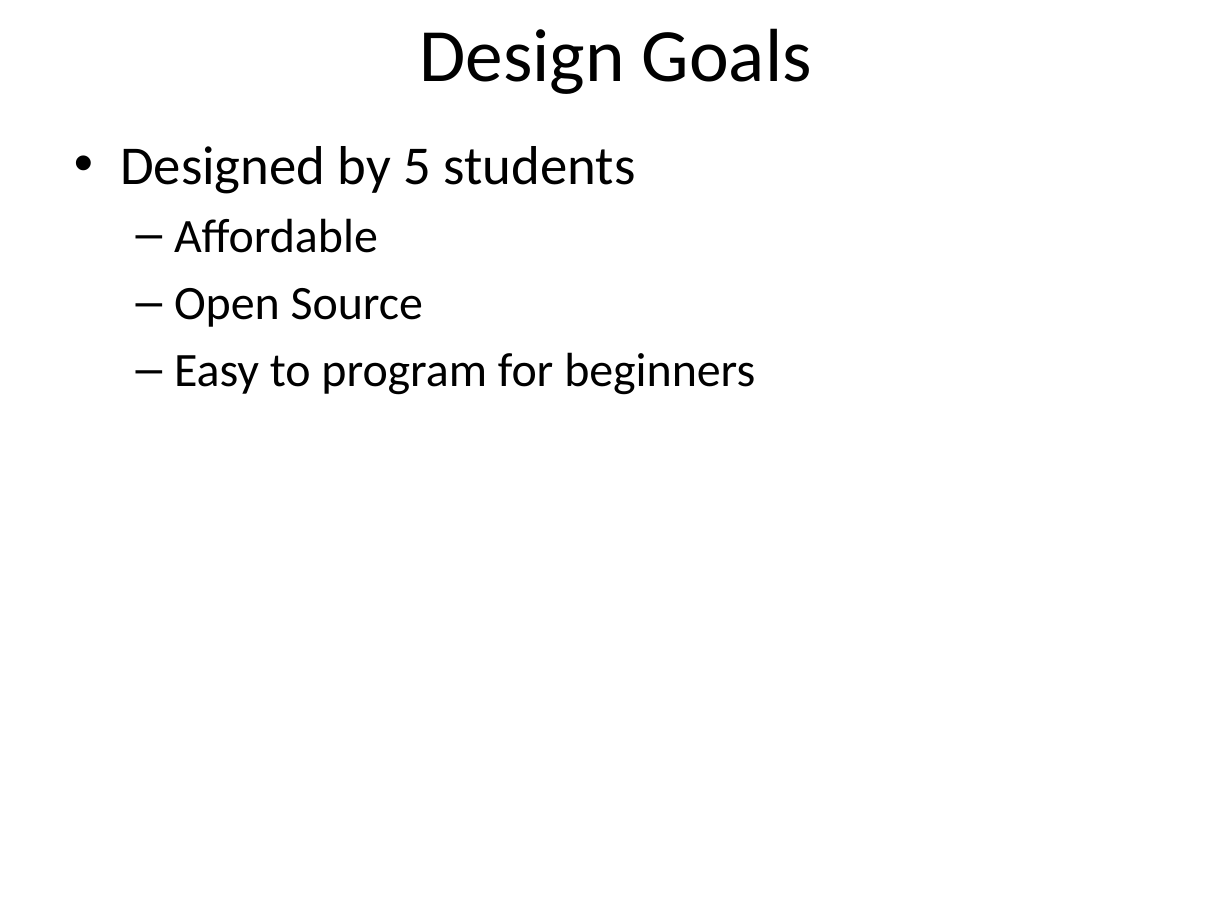
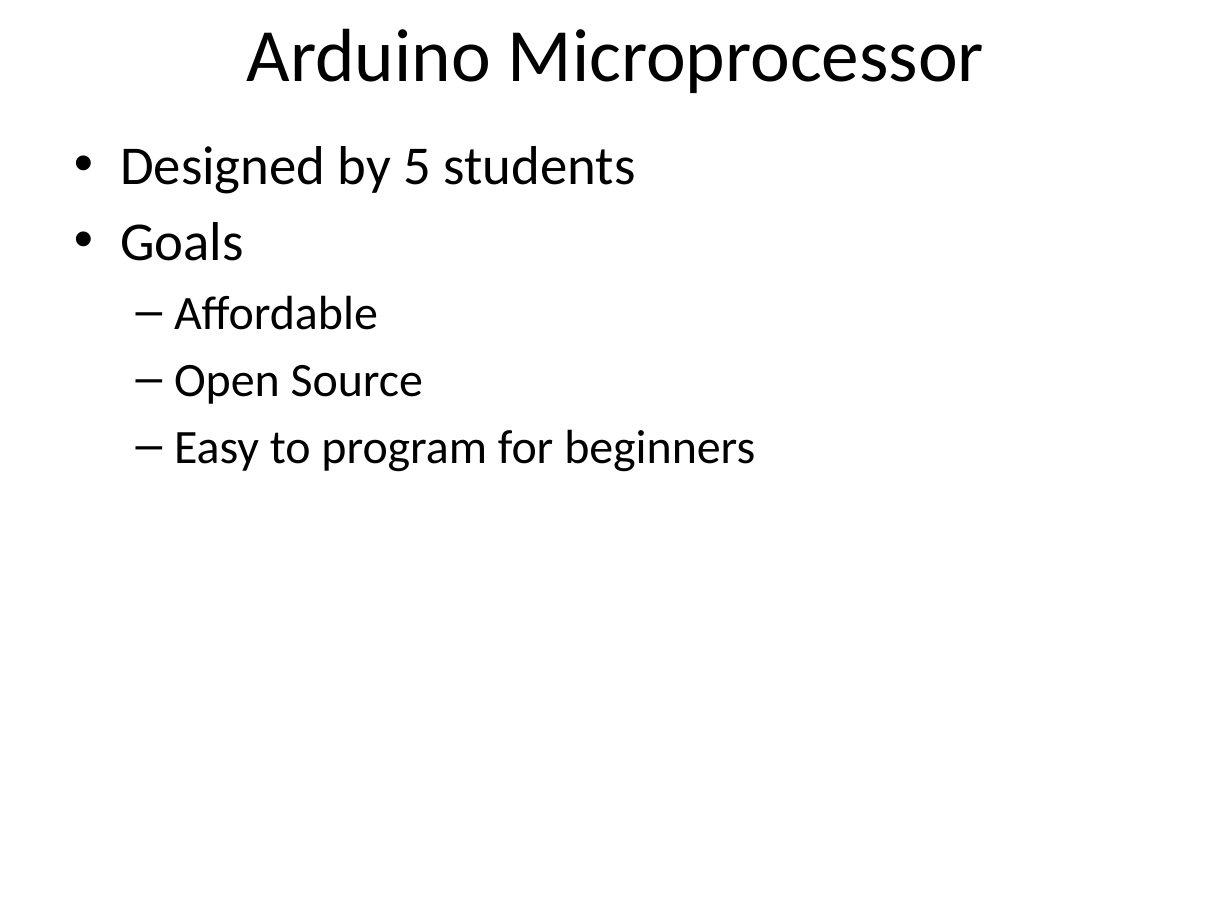
Before and after one commit to dykebert/GDI_Arduino_Robotics, a slide deck: slide 6 of Introduction to Arduino.pptx (slide 4 before the commit). Drawn at 1232x924 pixels with LibreOffice and Linux fonts; fonts in the diff are those of the drawing. Boxes give left, top, right and bottom in pixels: in the first picture for what was removed or moved away, otherwise in the second. Text is boxed around its words. In the diff, an @@ line names an element or a change of style, - is before the commit and + after.

```diff
--- a/Introduction to Arduino.pptx
+++ b/Introduction to Arduino.pptx
@@ title at bbox=[247, 28, 984, 93]: text changed @@
-Design Goals
+Arduino Microprocessor
@@ text at bbox=[120, 222, 244, 261]: paragraph added @@
+• Goals
```
Also in this commit, not shown: 3 other slides changed, 29 slides added, 2 other files.
